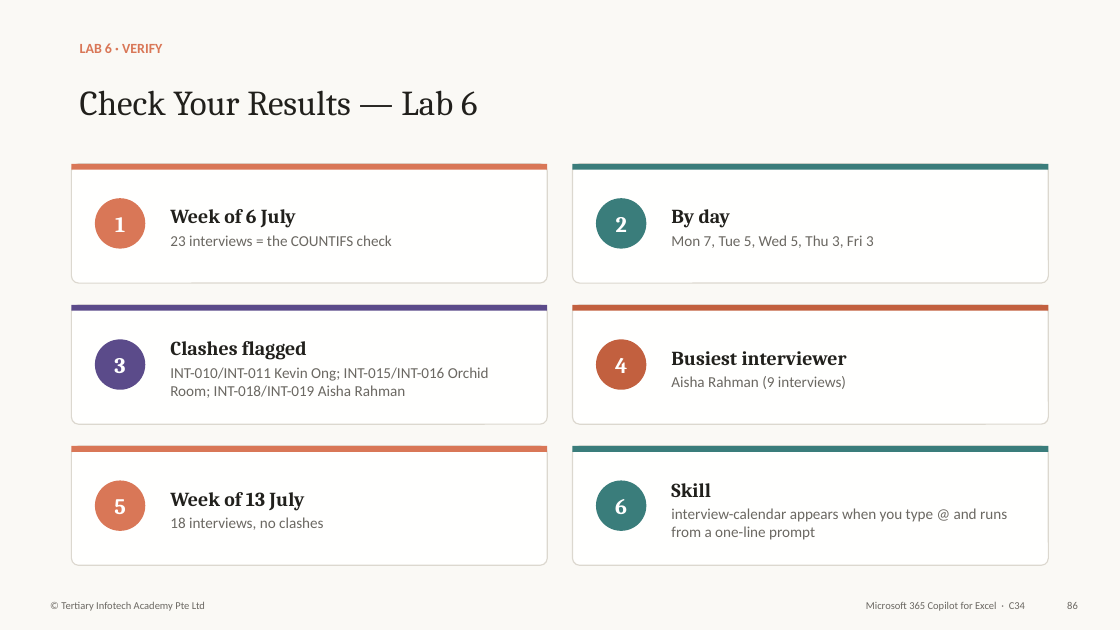
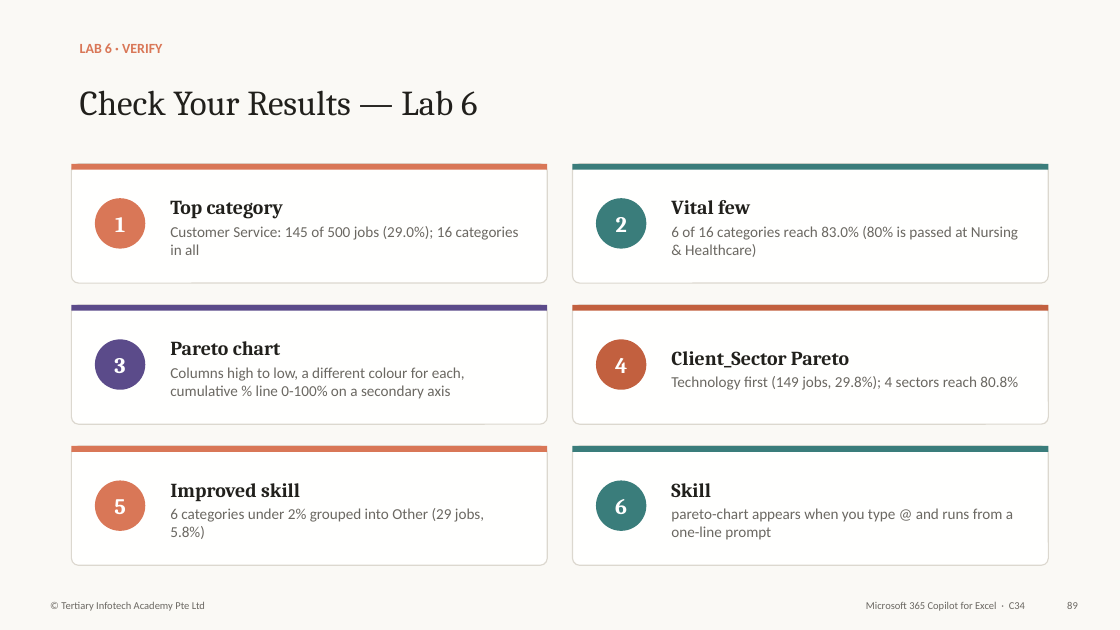
Before and after one commit to tertiarycourses/C34-Microsoft-365-Copilot-for-Excel, a slide deck: slide 90 of courseware/Microsoft 365 Copilot for Excel-v3.1.pptx (slide 87 before the commit). Drawn at 1120x630 pixels with LibreOffice and Linux fonts; fonts in the diff are those of the drawing. Boxes give left, top, right and bottom in pixels: in the first picture for what was removed or moved away, otherwise in the second. Text is boxed around its words. In the diff, an @@ line names an element or a change of style, - is before the commit and + after.

```diff
--- a/courseware/Microsoft 365 Copilot for Excel-v3.1.pptx
+++ b/courseware/Microsoft 365 Copilot for Excel-v3.1.pptx
@@ text at [170, 200, 519, 255]: text changed @@
-Week of 6 July
-23 interviews = the COUNTIFS check
+Top category
+Customer Service: 145 of 500 jobs (29.0%); 16 categories in all
@@ text at [671, 200, 1018, 257]: text changed @@
-By day
-Mon 7, Tue 5, Wed 5, Thu 3, Fri 3
+Vital few
+6 of 16 categories reach 83.0% (80% is passed at Nursing & Healthcare)
@@ text at [170, 341, 465, 399]: text changed @@
-Clashes flagged
-INT-010/INT-011 Kevin Ong; INT-015/INT-016 Orchid Room; INT-018/INT-019 Aisha Rahman
+Pareto chart
+Columns high to low, a different colour for each, cumulative % line 0-100% on a secondary axis
@@ text at [671, 351, 1018, 390]: text changed @@
-Busiest interviewer
-Aisha Rahman (9 interviews)
+Client_Sector Pareto
+Technology first (149 jobs, 29.8%); 4 sectors reach 80.8%
@@ text at [170, 483, 484, 539]: text changed @@
-Week of 13 July
-18 interviews, no clashes
+Improved skill
+6 categories under 2% grouped into Other (29 jobs, 5.8%)
@@ text at [671, 508, 1013, 540]: text changed @@
-interview-calendar appears when you type @ and runs from a one-line prompt
+pareto-chart appears when you type @ and runs from a one-line prompt
```
Also in this commit, not shown: 109 other slides changed, 5 slides added, 2 slides removed, 45 other files.
